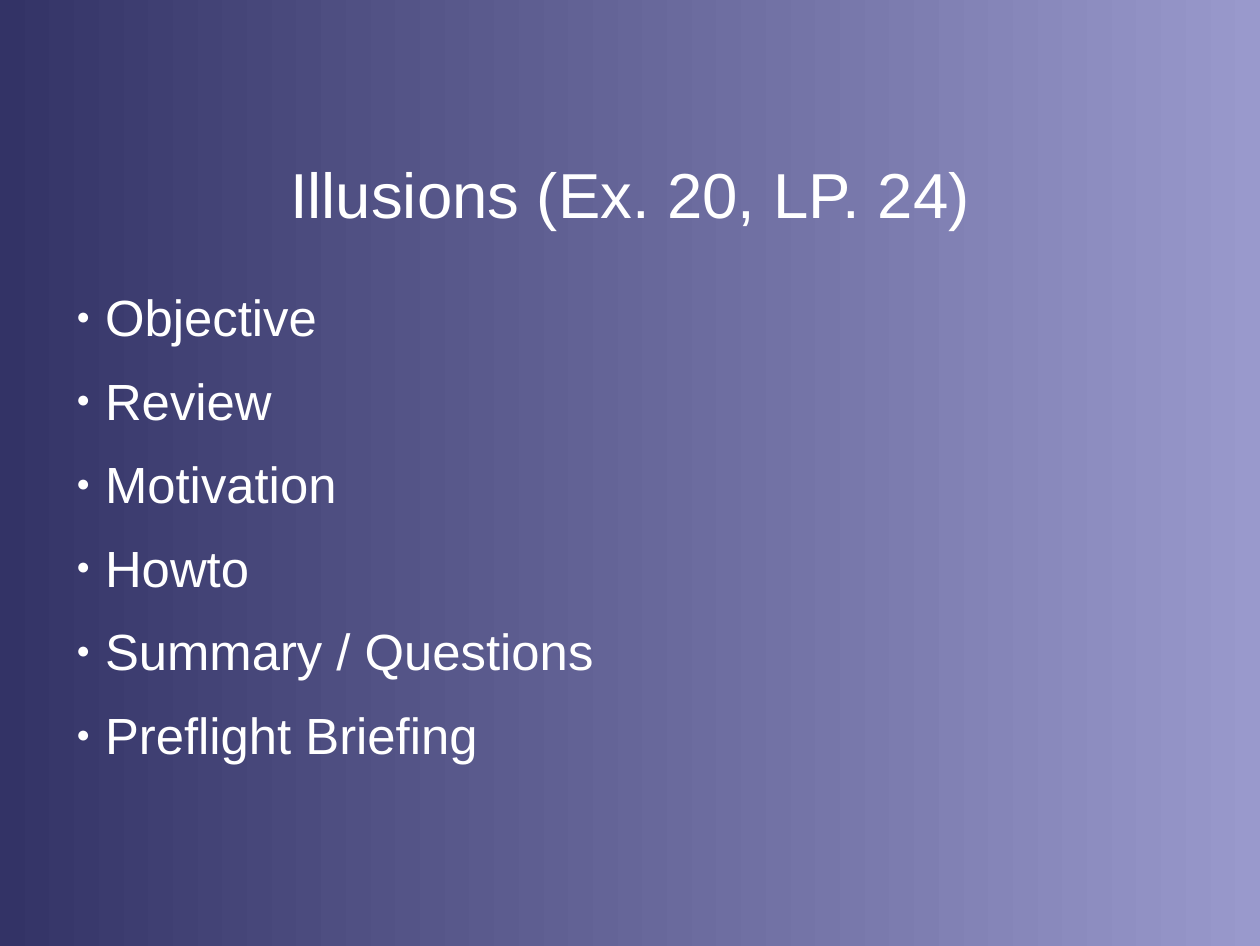
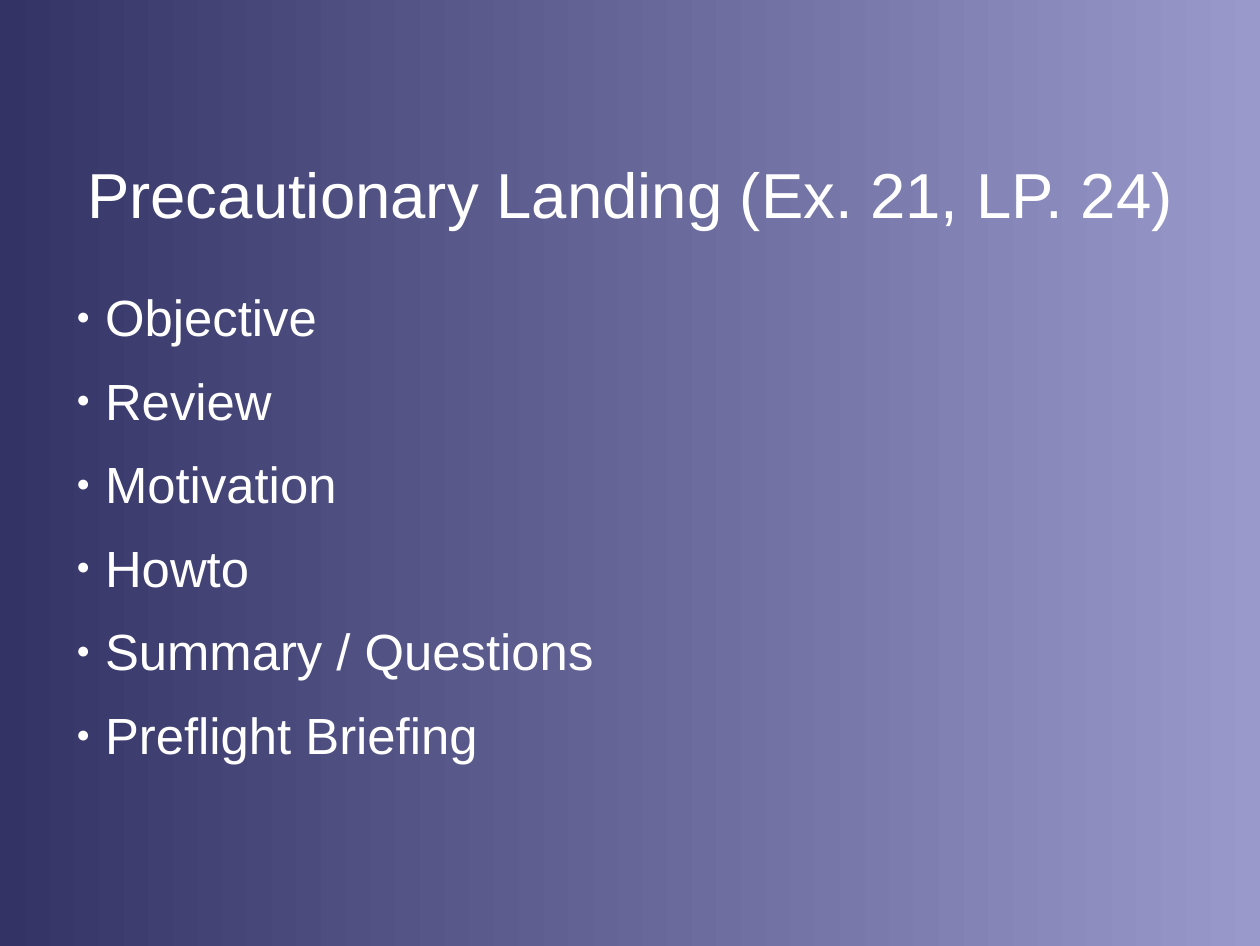
Before and after one commit to stephanheinemann/flight, a slide deck: slide 13 of FI/PrecautionaryLanding/PrecautionaryLanding.odp (slide 12 before the commit). Drawn at 1260x946 pixels with LibreOffice and Linux fonts; fonts in the diff are those of the drawing; background and template pictures are left out. Boxes give left, top, right and bottom in pixels: in the first picture for what was removed or moved away, otherwise in the second. Text is boxed around its words. In the diff, an @@ line names an element or a change of style, - is before the commit and + after.

Commit message:
extended precautionary presentation

```diff
--- a/FI/PrecautionaryLanding/PrecautionaryLanding.odp
+++ b/FI/PrecautionaryLanding/PrecautionaryLanding.odp
@@ title at box(87, 172, 1173, 230): text changed @@
-Illusions (Ex. 20, LP. 24)
+Precautionary Landing (Ex. 21, LP. 24)
```
Also in this commit, not shown: 5 other slides changed, 2 slides added, 2 slides removed, 3 other files.
